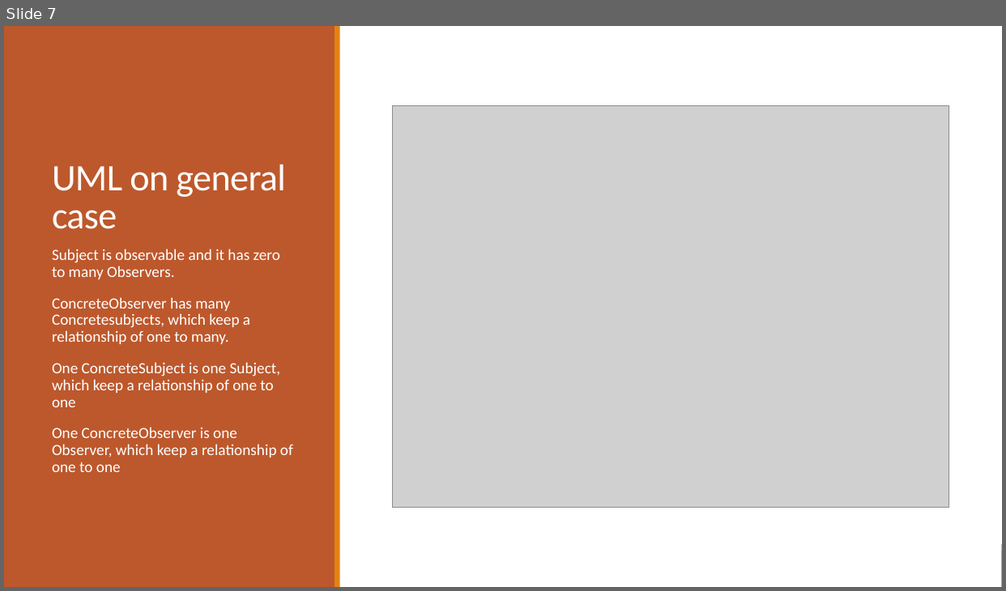
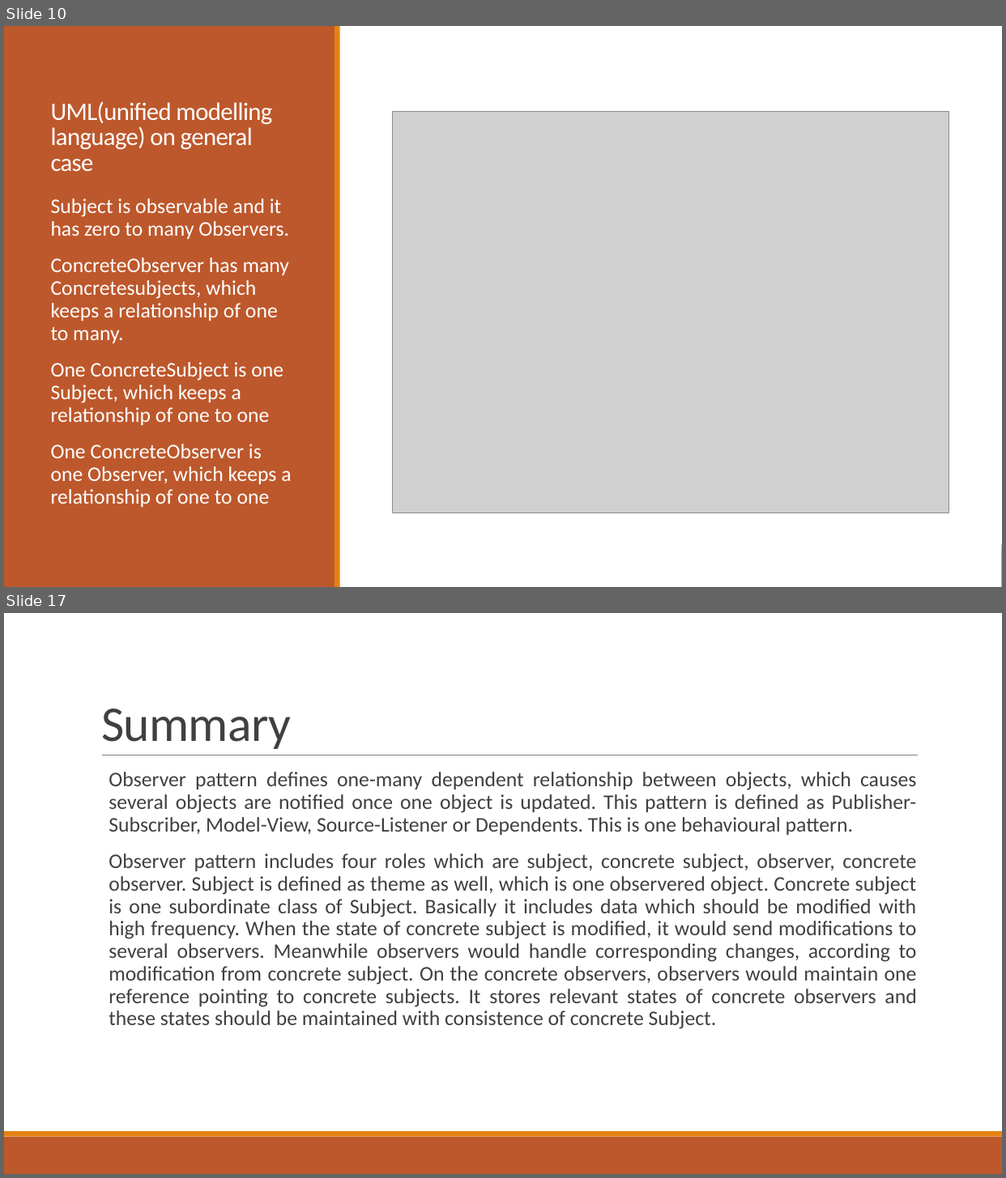
Before and after one commit to yukun093/observerPattern, a slide deck: observerPattern.pptx. Shown one above the other, each under a label of ours: slide 7 before the commit, slides 10 and 17 after it; the slides between them are not shown. The pictures are 1006x591 and 1006x1178 pixels, drawn with LibreOffice and Linux fonts; fonts in the diff are those of the drawing; grey boxes stand for pictures. Boxes give left, top, right and bottom in pixels: in the first picture for what was removed or moved away, otherwise in the second. Text is boxed around its words. In the diff, an @@ line names an element or a change of style, - is before the commit and + after.

```diff
--- a/observerPattern.pptx
+++ b/observerPattern.pptx
@@ slide 17 added at box(4, 613, 1002, 1174), background #FFFFFF; not listed: 2 template elements that a slide beside it also shows @@
@@ title added at box(101, 709, 291, 749), 48 pt, text #404040 @@
+Summary
@@ line added from (102, 756) to (918, 756), #808080 0.5 pt @@
@@ text added at box(108, 772, 917, 1029), 20 pt, text #404040 @@
+  Observer pattern defines one-many dependent relationship between objects, which causes several objects are notified once one object is updated. This pattern is defined as Publisher-Subscriber, Model-View, Source-Listener or Dependents. This is one behavioural pattern.
+  Observer pattern includes four roles which are subject, concrete subject, observer, concrete observer. Subject is defined as theme as well, which is one observered object. Concrete subject is one subordinate class of Subject. Basically it includes data which should be modified with high frequency. When the state of concrete subject is modified, it would send modifications to several observers. Meanwhile observers would handle corresponding changes, according to modification from concrete subject. On the concrete observers, observers would maintain one reference pointing to concrete subjects. It stores relevant states of concrete observers and these states should be maintained with consistence of concrete Subject.
@@ what was slide 7 is now slide 10 @@
@@ slide 10 changed as well @@
@@ title at box(51, 102, 272, 172): text changed; size 36 to 24 pt @@
-UML on general case
+UML(unified modelling language) on general case
@@ picture: place and size @@
-picture at box(393, 105, 948, 507)
+picture at box(393, 111, 948, 514)
@@ text "Subject is observable and it ...": place and size @@
-text "Subject is observable and it ..." at box(52, 249, 293, 472)
+text "Subject is observable and it ..." at box(51, 199, 291, 507)
@@ text at box(51, 199, 289, 239): size 15 to 20 pt in "Subject is observable and it has zero ..." @@
@@ text at box(51, 258, 291, 507): text changed; size 15 to 20 pt @@
-  ConcreteObserver has many Concretesubjects, which keep a relationship of one to many.
-  One ConcreteSubject is one Subject, which keep a relationship of one to one
-  One ConcreteObserver is one Observer, which keep a relationship of one to one
+  ConcreteObserver has many Concretesubjects, which keeps a relationship of one to many.
+  One ConcreteSubject is one Subject, which keeps a relationship of one to one
+  One ConcreteObserver is one Observer, which keeps a relationship of one to one
```
Also in this commit, not shown: 8 other slides changed, 8 other slides added, 2 slides removed.
